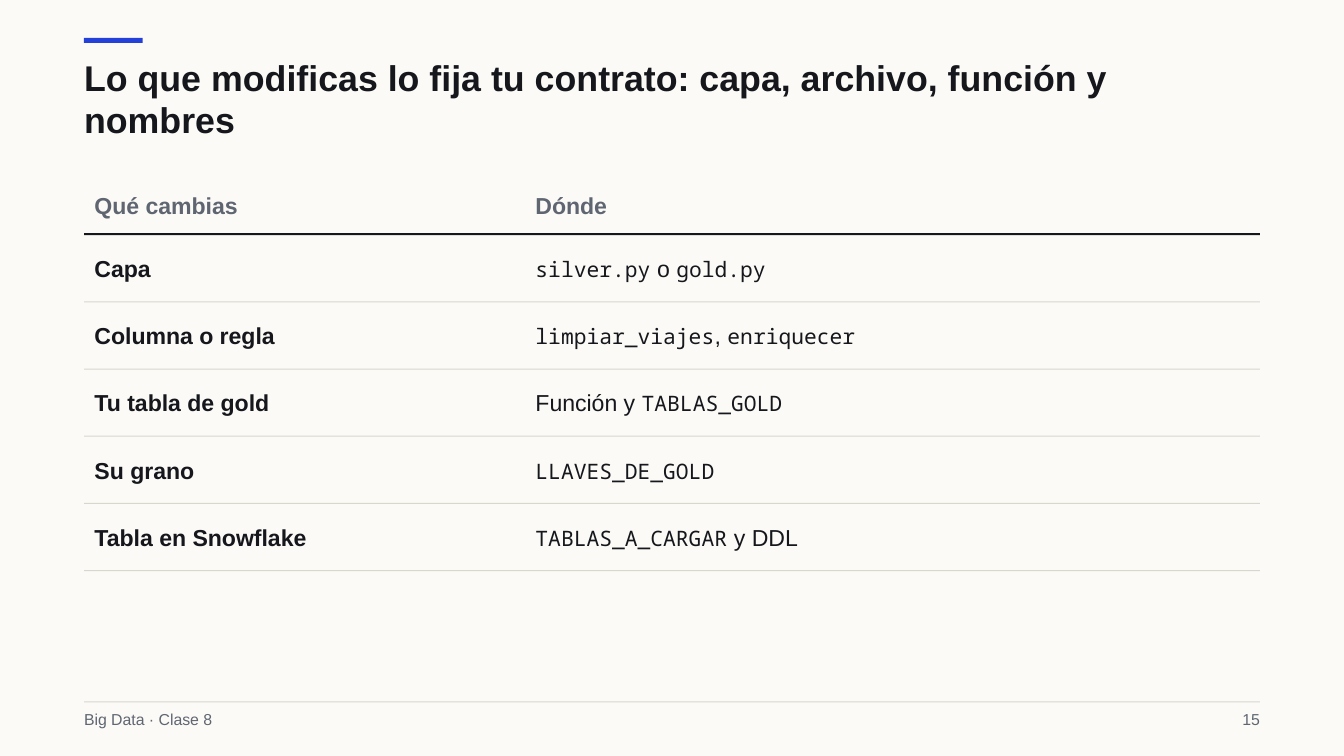
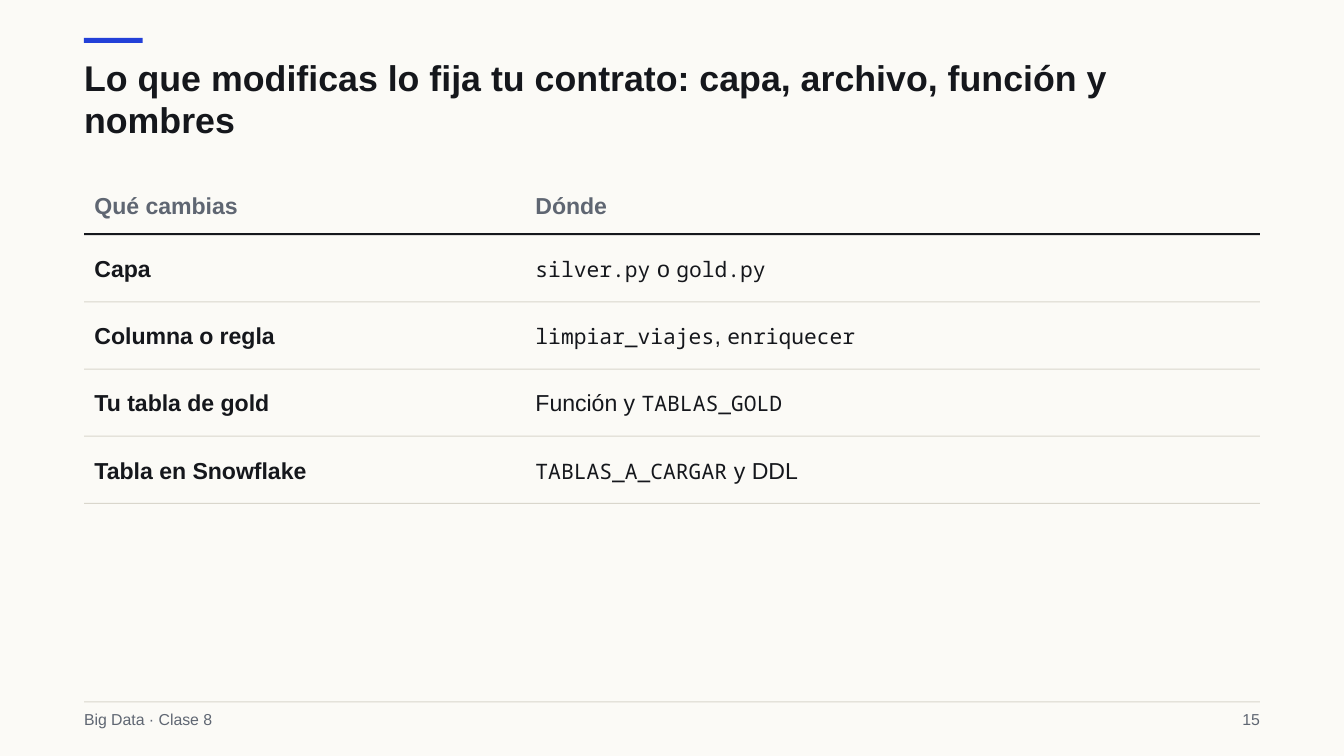
Before and after one commit to Apaezc/bigdata-udem-2026, a slide deck: slide 15 of curso/clase08/deck/slides.pptx. Drawn at 1344x756 pixels with LibreOffice and Linux fonts; fonts in the diff are those of the drawing. Boxes give left, top, right and bottom in pixels: in the first picture for what was removed or moved away, otherwise in the second. Text is boxed around its words. In the diff, an @@ line names an element or a change of style, - is before the commit and + after.

```diff
--- a/curso/clase08/deck/slides.pptx
+++ b/curso/clase08/deck/slides.pptx
@@ text "Tabla en Snowflake": place and size @@
-text "Tabla en Snowflake" at [94,529,307,547]
+text "Tabla en Snowflake" at [94,462,307,480]
@@ text "TABLAS_A_CARGAR y DDL": place and size @@
-text "TABLAS_A_CARGAR y DDL" at [535,530,798,551]
+text "TABLAS_A_CARGAR y DDL" at [535,463,798,484]
@@ text removed at [94,463,194,484] @@
-Su grano
@@ text removed at [535,463,714,483] @@
-LLAVES_DE_GOLD
@@ rectangle removed at [84,571,1260,572] @@
```
Also in this commit, not shown: 37 other slides changed, 1 slide added, 15 other files.
